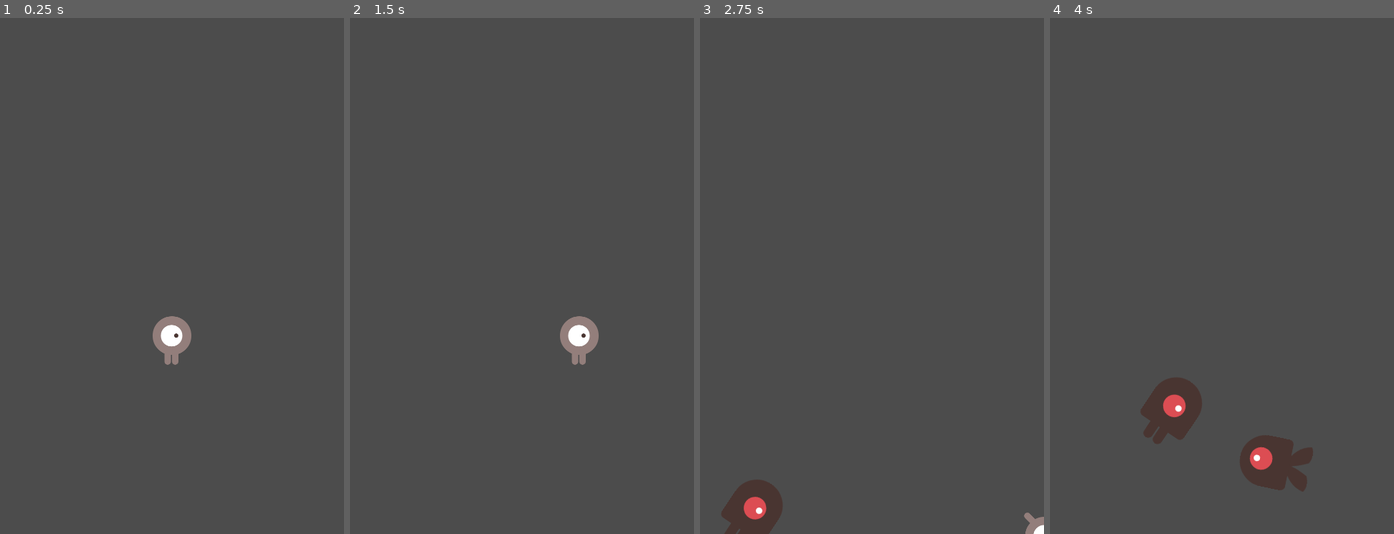
Above: before the commit, frames 1-4 (left to right).
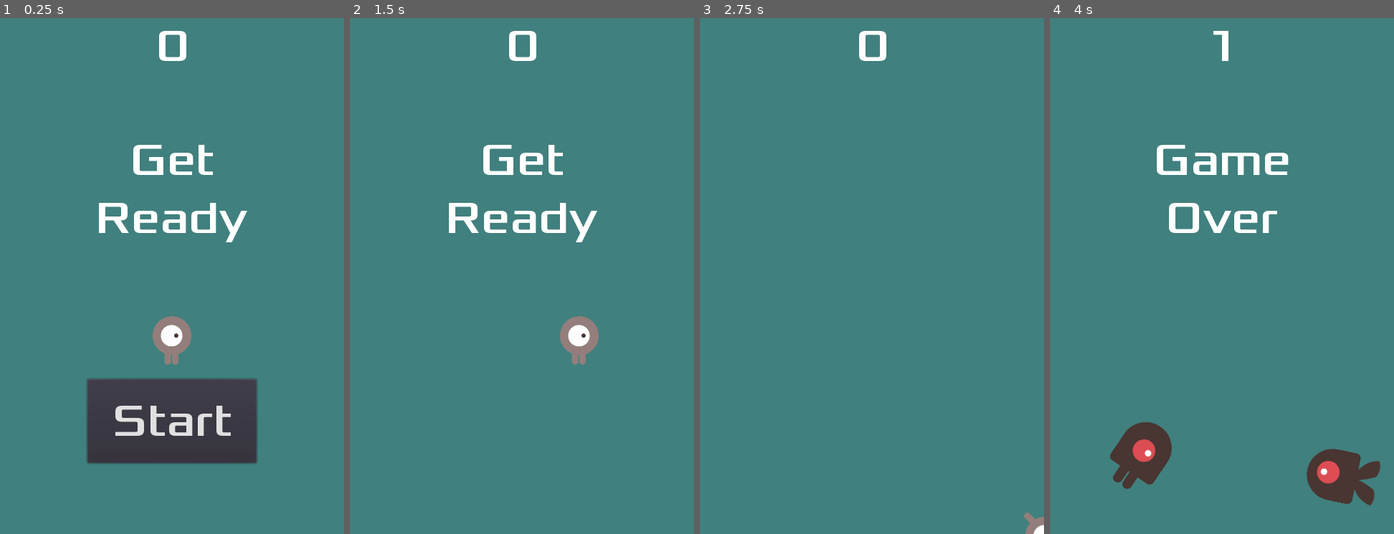
Above: after the commit, the same moments.

Repository: Yuanhao-JIANG/DodgeGame
Game: Godot game, scene res://Main.tscn
Same seed, same stepped clock (60 frames per second), same inputs: the game is played once before the commit and once after it.
Inputs (mouse positions are in pixels of both pictures, inside the frame that each line leads up to):
- Up to frame 1 (0.25 s): no input
- Up to frame 2 (1.5 s): click (522, 420) at 0.5 s, where only the run after the commit has a clickable "Start"; tap Enter at 1.25 s; hold Right (move_right) from 1.28 s (still down)
- Up to frame 3 (2.75 s): release Right (move_right) at 2.03 s; hold Down (move_down) from 2.03 s (still down)
- Up to frame 4 (4 s): release Down (move_down) at 2.78 s; hold Right (move_right) 2.78-3.53 s; hold Up (move_up) from 3.53 s (still down)

The runs differ from the first frame. In frame 1, 92% of the frame differs, in the area x 0-100%, y 0-100%; in frame 2, 99%; in frame 3, 100%; in frame 4, 100%.

Commit message:
finish HUD

Diff:
--- a/HUD.tscn
+++ b/HUD.tscn
@@ -48,6 +48,8 @@
 text = "Start"
 
 [node name="MessageTimer" type="Timer" parent="."]
+wait_time = 2.0
+one_shot = true
 
 [connection signal="pressed" from="StartButton" to="." method="_on_StartButton_pressed"]
 [connection signal="timeout" from="MessageTimer" to="." method="_on_MessageTimer_timeout"]
--- a/Main.gd
+++ b/Main.gd
@@ -11,10 +11,14 @@
 func game_over():
 	$ScoreTimer.stop()
 	$MobTimer.stop()
+	$HUD.show_game_over()
 
 
 func new_game():
+	get_tree().call_group("mobs", "queue_free")
 	score = 0
+	$HUD.update_score(score)
+	$HUD.show_message("Get Ready")
 	$Player.start($StartPosition.position)
 	$StartTimer.start()
 
@@ -47,6 +51,7 @@
 
 func _on_ScoreTimer_timeout():
 	score += 1
+	$HUD.update_score(score)
 
 
 func _on_StartTimer_timeout():
--- a/Main.tscn
+++ b/Main.tscn
@@ -1,8 +1,9 @@
-[gd_scene load_steps=5 format=2]
+[gd_scene load_steps=6 format=2]
 
 [ext_resource path="res://Player.tscn" type="PackedScene" id=1]
 [ext_resource path="res://Main.gd" type="Script" id=2]
 [ext_resource path="res://Mob.tscn" type="PackedScene" id=3]
+[ext_resource path="res://HUD.tscn" type="PackedScene" id=4]
 
 [sub_resource type="Curve2D" id=1]
 _data = {
@@ -12,6 +13,11 @@
 [node name="Main" type="Node"]
 script = ExtResource( 2 )
 mob_scene = ExtResource( 3 )
+
+[node name="ColorRect" type="ColorRect" parent="."]
+anchor_right = 1.0
+anchor_bottom = 1.0
+color = Color( 0.254902, 0.505882, 0.498039, 1 )
 
 [node name="Player" parent="." instance=ExtResource( 1 )]
 
@@ -32,7 +38,10 @@
 
 [node name="MobSpawnLocation" type="PathFollow2D" parent="MobPath"]
 
+[node name="HUD" parent="." instance=ExtResource( 4 )]
+
 [connection signal="hit" from="Player" to="." method="game_over"]
 [connection signal="timeout" from="MobTimer" to="." method="_on_MobTimer_timeout"]
 [connection signal="timeout" from="ScoreTimer" to="." method="_on_ScoreTimer_timeout"]
 [connection signal="timeout" from="StartTimer" to="." method="_on_StartTimer_timeout"]
+[connection signal="start_game" from="HUD" to="." method="new_game"]
--- a/Mob.tscn
+++ b/Mob.tscn
@@ -30,7 +30,7 @@
 radius = 33.0
 height = 14.0
 
-[node name="Mob" type="RigidBody2D"]
+[node name="Mob" type="RigidBody2D" groups=["mobs"]]
 collision_mask = 0
 gravity_scale = 0.0
 script = ExtResource( 7 )
--- a/Player.gd
+++ b/Player.gd
@@ -40,7 +40,7 @@
 		$AnimatedSprite.flip_v = velocity.y > 0
 
 
-func _on_Player_body_entered(body):
+func _on_Player_body_entered(_body):
 	hide() # Player disappears after being hit.
 	emit_signal("hit")
 	$CollisionShape2D.set_deferred("disabled", true)
